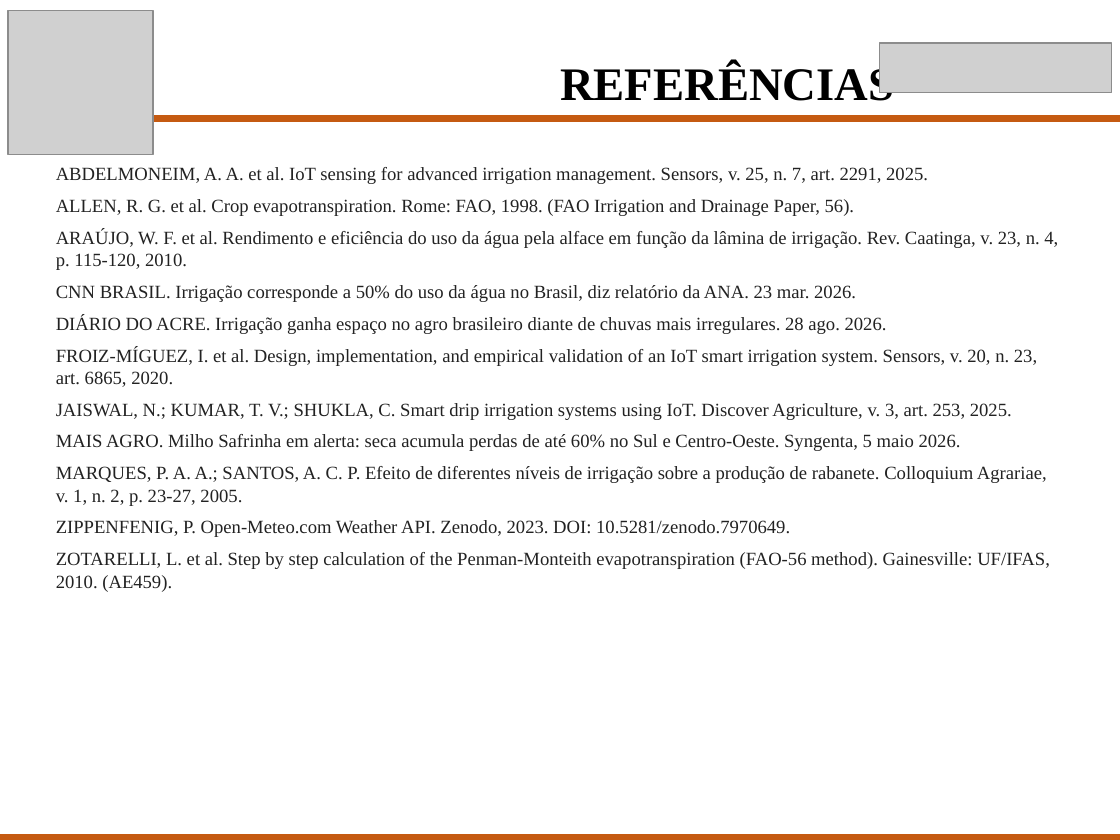
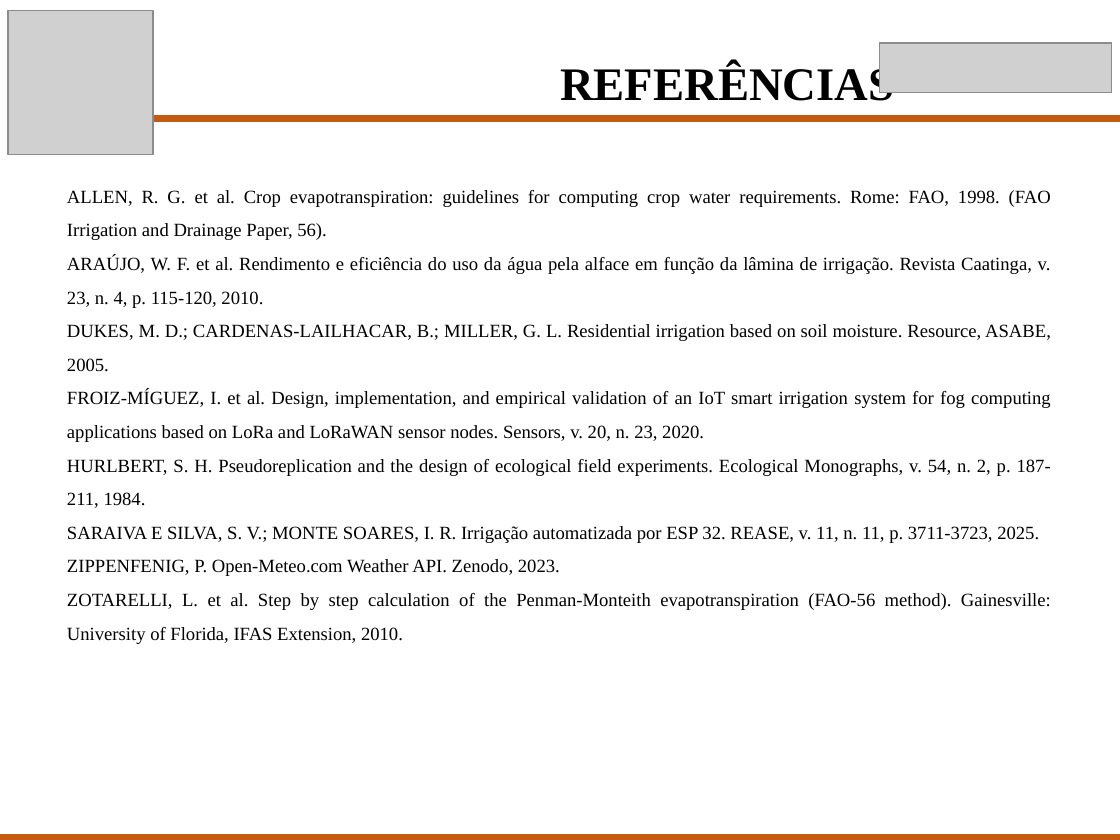
Before and after one commit to Scaglia05/irrigacao-inteligente, a slide deck: slide 12 of docs/p2/Apresentacao_TCC_P2.pptx. Drawn at 1120x840 pixels with LibreOffice and Linux fonts; fonts in the diff are those of the drawing; grey boxes stand for pictures. Boxes give left, top, right and bottom in pixels: in the first picture for what was removed or moved away, otherwise in the second. Text is boxed around its words. In the diff, an @@ line names an element or a change of style, - is before the commit and + after.

```diff
--- a/docs/p2/Apresentacao_TCC_P2.pptx
+++ b/docs/p2/Apresentacao_TCC_P2.pptx
@@ text at [67, 190, 1051, 644]: text changed; text colour #222222 to #000000 @@
-ABDELMONEIM, A. A. et al. IoT sensing for advanced irrigation management. Sensors, v. 25, n. 7, art. 2291, 2025.
-ALLEN, R. G. et al. Crop evapotranspiration. Rome: FAO, 1998. (FAO Irrigation and Drainage Paper, 56).
-ARAÚJO, W. F. et al. Rendimento e eficiência do uso da água pela alface em função da lâmina de irrigação. Rev. Caatinga, v. 23, n. 4, p. 115-120, 2010.
-CNN BRASIL. Irrigação corresponde a 50% do uso da água no Brasil, diz relatório da ANA. 23 mar. 2026.
-DIÁRIO DO ACRE. Irrigação ganha espaço no agro brasileiro diante de chuvas mais irregulares. 28 ago. 2026.
-FROIZ-MÍGUEZ, I. et al. Design, implementation, and empirical validation of an IoT smart irrigation system. Sensors, v. 20, n. 23, art. 6865, 2020.
-JAISWAL, N.; KUMAR, T. V.; SHUKLA, C. Smart drip irrigation systems using IoT. Discover Agriculture, v. 3, art. 253, 2025.
-MAIS AGRO. Milho Safrinha em alerta: seca acumula perdas de até 60% no Sul e Centro-Oeste. Syngenta, 5 maio 2026.
-MARQUES, P. A. A.; SANTOS, A. C. P. Efeito de diferentes níveis de irrigação sobre a produção de rabanete. Colloquium Agrariae, v. 1, n. 2, p. 23-27, 2005.
-ZIPPENFENIG, P. Open-Meteo.com Weather API. Zenodo, 2023. DOI: 10.5281/zenodo.7970649.
-ZOTARELLI, L. et al. Step by step calculation of the Penman-Monteith evapotranspiration (FAO-56 method). Gainesville: UF/IFAS, 2010. (AE459).
+ALLEN, R. G. et al. Crop evapotranspiration: guidelines for computing crop water requirements. Rome: FAO, 1998. (FAO Irrigation and Drainage Paper, 56).
+ARAÚJO, W. F. et al. Rendimento e eficiência do uso da água pela alface em função da lâmina de irrigação. Revista Caatinga, v. 23, n. 4, p. 115-120, 2010.
+DUKES, M. D.; CARDENAS-LAILHACAR, B.; MILLER, G. L. Residential irrigation based on soil moisture. Resource, ASABE, 2005.
+FROIZ-MÍGUEZ, I. et al. Design, implementation, and empirical validation of an IoT smart irrigation system for fog computing applications based on LoRa and LoRaWAN sensor nodes. Sensors, v. 20, n. 23, 2020.
+HURLBERT, S. H. Pseudoreplication and the design of ecological field experiments. Ecological Monographs, v. 54, n. 2, p. 187-211, 1984.
+SARAIVA E SILVA, S. V.; MONTE SOARES, I. R. Irrigação automatizada por ESP 32. REASE, v. 11, n. 11, p. 3711-3723, 2025.
+ZIPPENFENIG, P. Open-Meteo.com Weather API. Zenodo, 2023.
+ZOTARELLI, L. et al. Step by step calculation of the Penman-Monteith evapotranspiration (FAO-56 method). Gainesville: University of Florida, IFAS Extension, 2010.
```
Also in this commit, not shown: 10 other slides changed, 2 slides added, 2 slides removed, 1 other file.
